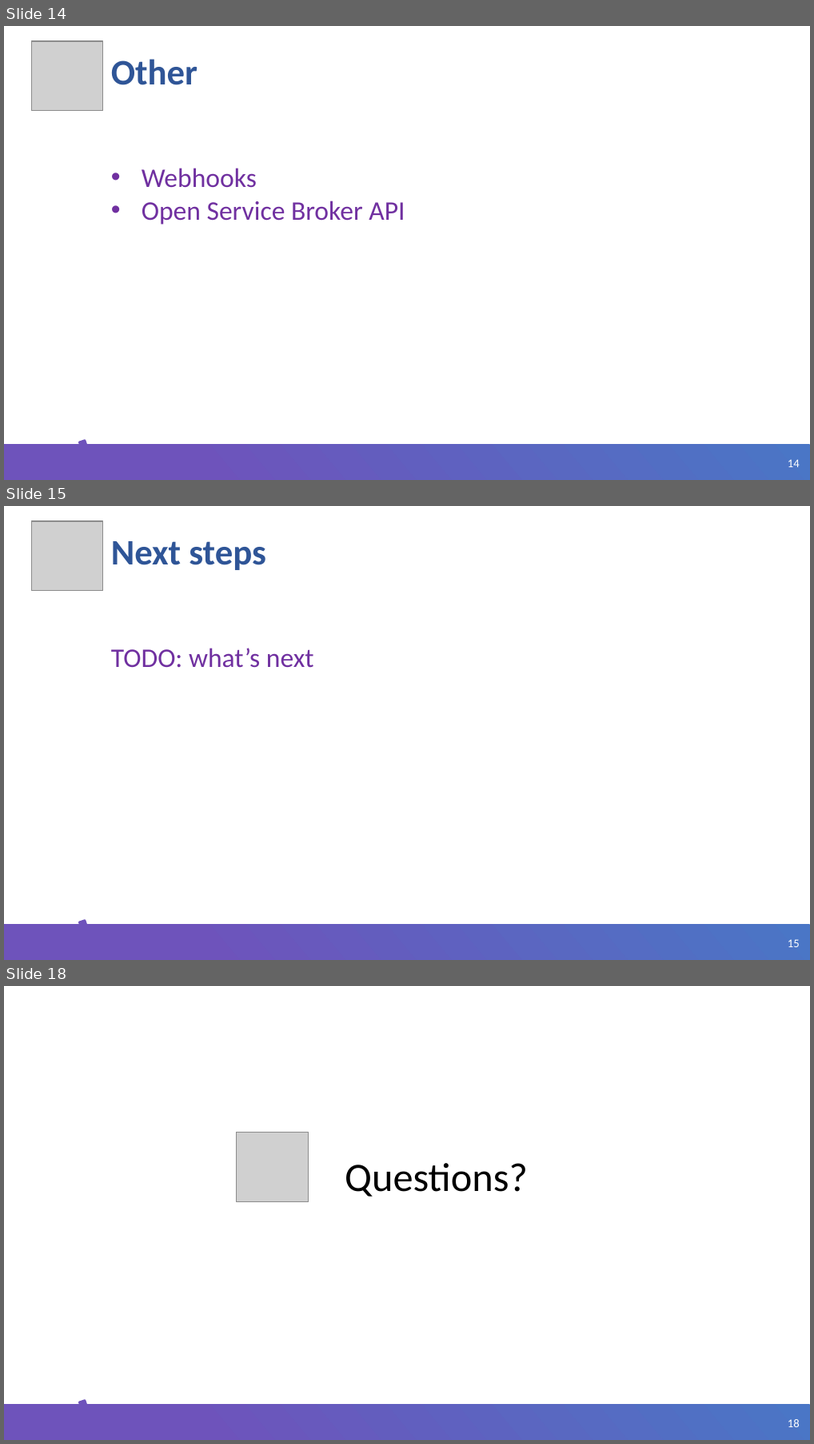
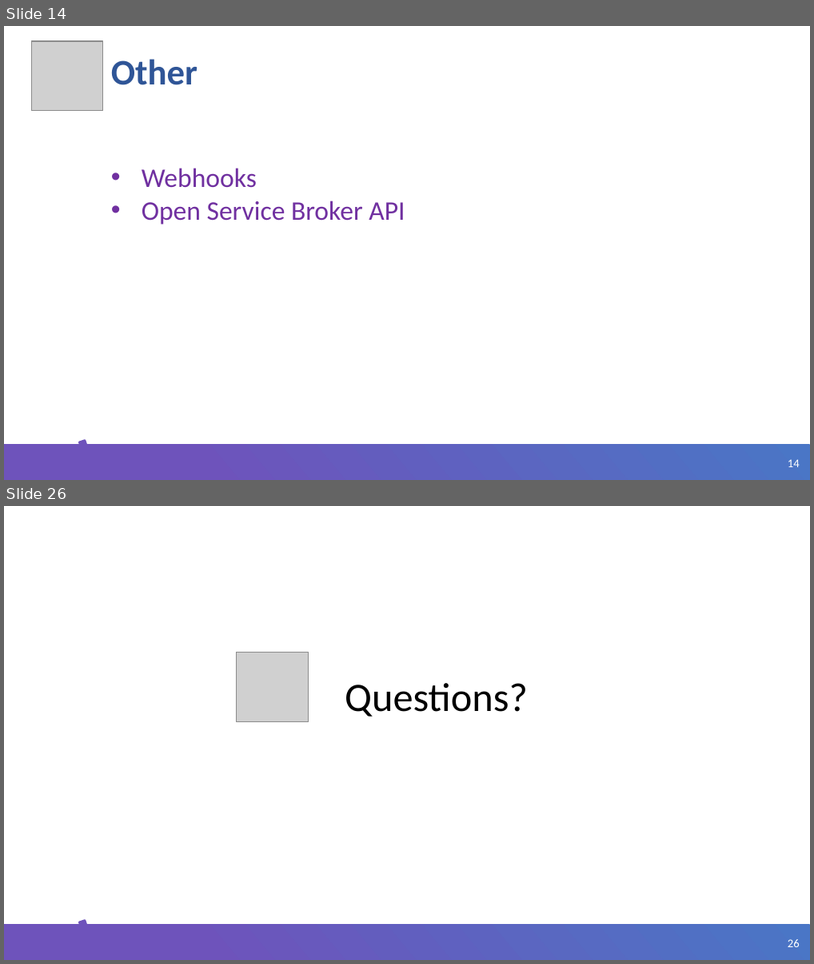
Before and after one commit to ybaryshnikova/extensions-meetup, a slide deck: Kubernetes CRD Helm.pptx. Shown one above the other, each under a label of ours: slides 14, 15 and 18 before the commit, slides 14 and 26 after it; the slides between them are not shown. The pictures are 814x1444 and 814x964 pixels, drawn with LibreOffice and Linux fonts; fonts in the diff are those of the drawing; grey boxes stand for pictures; background and template pictures are left out. Boxes give left, top, right and bottom in pixels: in the first picture for what was removed or moved away, otherwise in the second. Text is boxed around its words. In the diff, an @@ line names an element or a change of style, - is before the commit and + after.

```diff
--- a/Kubernetes CRD Helm.pptx
+++ b/Kubernetes CRD Helm.pptx
@@ slide 15 removed at (4, 506, 810, 960), background #FFFFFF; not listed: 3 template elements that a slide beside it also shows @@
@@ picture removed at (31, 521, 103, 591) @@
@@ title removed at (111, 541, 266, 570) @@
-Next steps
@@ text removed at (111, 648, 314, 668) @@
-TODO: what’s next
@@ what was slide 18 is now slide 26 @@
@@ page number at (788, 939, 800, 947): text changed @@
-18
+26
```
Also in this commit, not shown: 2 slides changed, 9 slides added, 21 other files.
